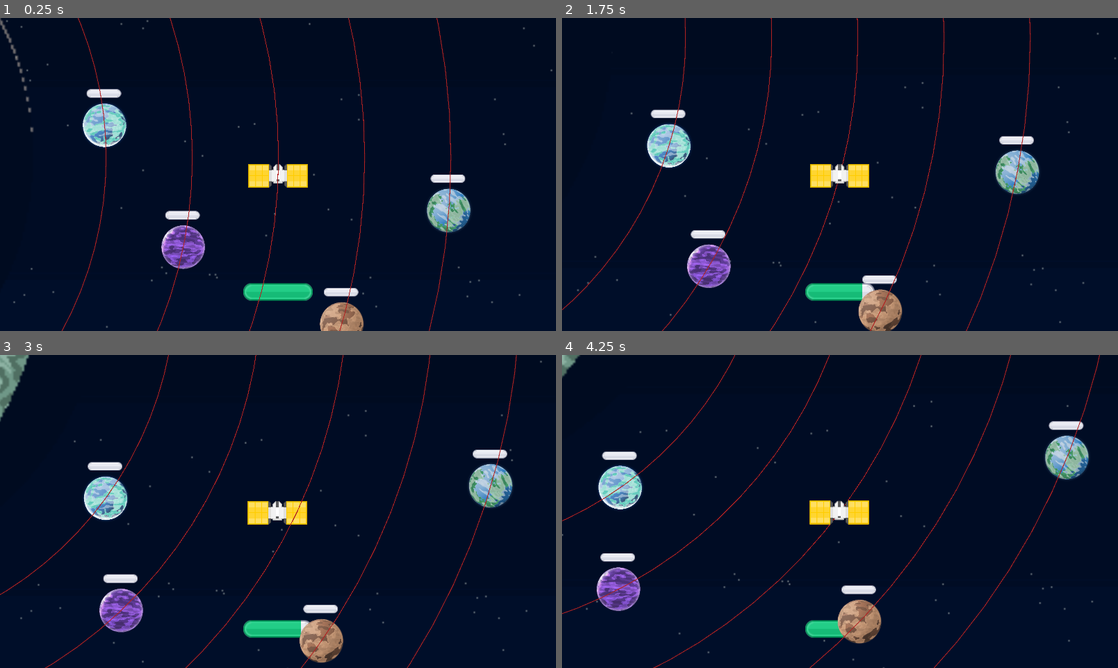
Above: before the commit, frames 1-4 (two rows, left to right).
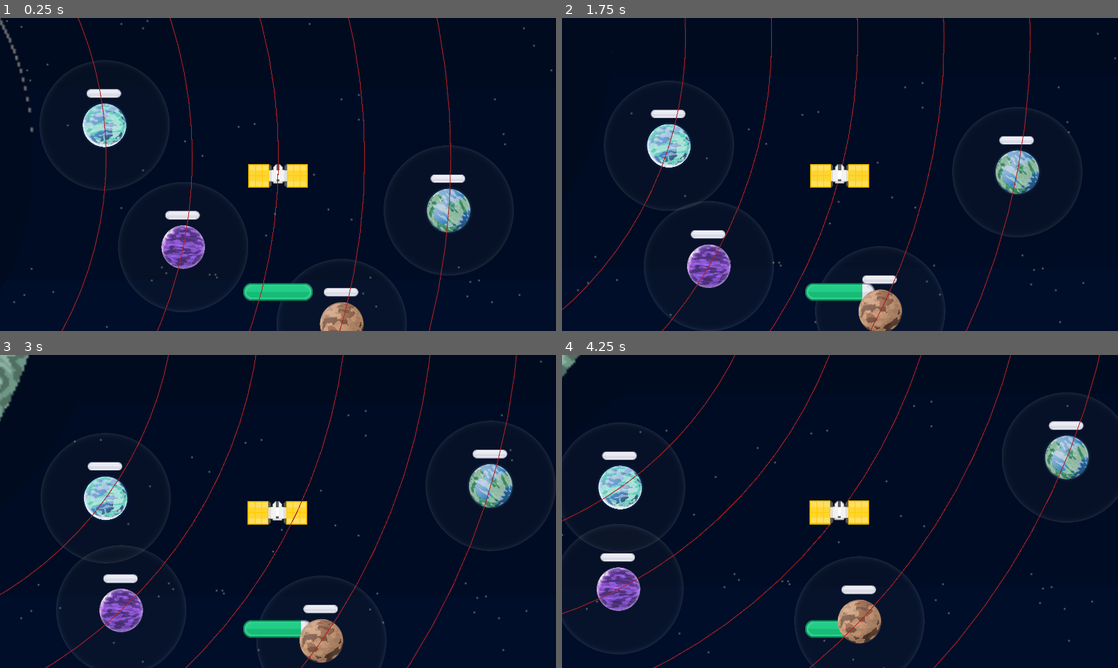
Above: after the commit, the same moments.

Repository: ThreeChooseOne/loopiter
Game: Godot game, scene res://main.tscn
Same seed, same stepped clock (60 frames per second), same inputs: the game is played once before the commit and once after it.
Inputs:
- Up to frame 1 (0.25 s): no input
- Up to frame 2 (1.75 s): tap Enter at 0.5 s; hold Up 0.53-1.28 s; tap I at 0.6 s; hold Down from 1.28 s (still down); tap O at 1.35 s
- Up to frame 3 (3 s): release Down at 2.03 s; hold Up from 2.03 s (still down); tap V at 2.1 s; tap I at 2.85 s
- Up to frame 4 (4.25 s): release Up at 3.53 s; hold Down from 3.53 s (still down); tap O at 3.6 s

The runs differ from the first frame. In frame 1, less than 0.1% of the frame differs, in the area x 7-93%, y 13-100%; in frame 2, 0.1%; in frame 3, 0.1%; in frame 4, 0.2%, in the area x 0-100%, y 12-100%.

Commit message:
Add research range indicator

Diff:
--- a/core/orbiting_body.gd
+++ b/core/orbiting_body.gd
@@ -11,7 +11,7 @@
 @export var MIN_SPEED: int = 50
 
 @export var planet_size: Vector2 = Vector2(75.0, 75.0)
-@export var research_range_multiplier: float = 2.0  # How much bigger research area is
+@export var research_range_multiplier: float = 3.0  # How much bigger research area is
 
 
 # TODO: repeated code, move both copies somewhere else
@@ -26,6 +26,7 @@
 	preload("res://assets/planets/planet08.png"),
 	preload("res://assets/planets/planet09.png"),
 ]
+var range_texture = preload("res://assets/light5.png")
 
 var research: TextureProgressBar
 var research_area: Area2D
@@ -81,6 +82,16 @@
 	research_circle.radius = collision_radius * research_range_multiplier
 	research_shape.shape = research_circle
 	research_area.add_child(research_shape)
+
+	# Create range indicator sprite
+	var range = Sprite2D.new()
+	range.texture = range_texture
+	var circle_size = planet_sprite.texture.get_size()
+	var scale = Vector2(research_circle.radius*2 / circle_size.x, research_circle.radius*2 / circle_size.y)
+	range.scale = scale
+	range.modulate.a = 0.1
+	range.z_index = -1
+	research_area.add_child(range)
 
 	# Set up collision detection
 	setup_collision_detection()
Binary file added: assets/light5.png
Not shown, added: assets/light5.png.import
